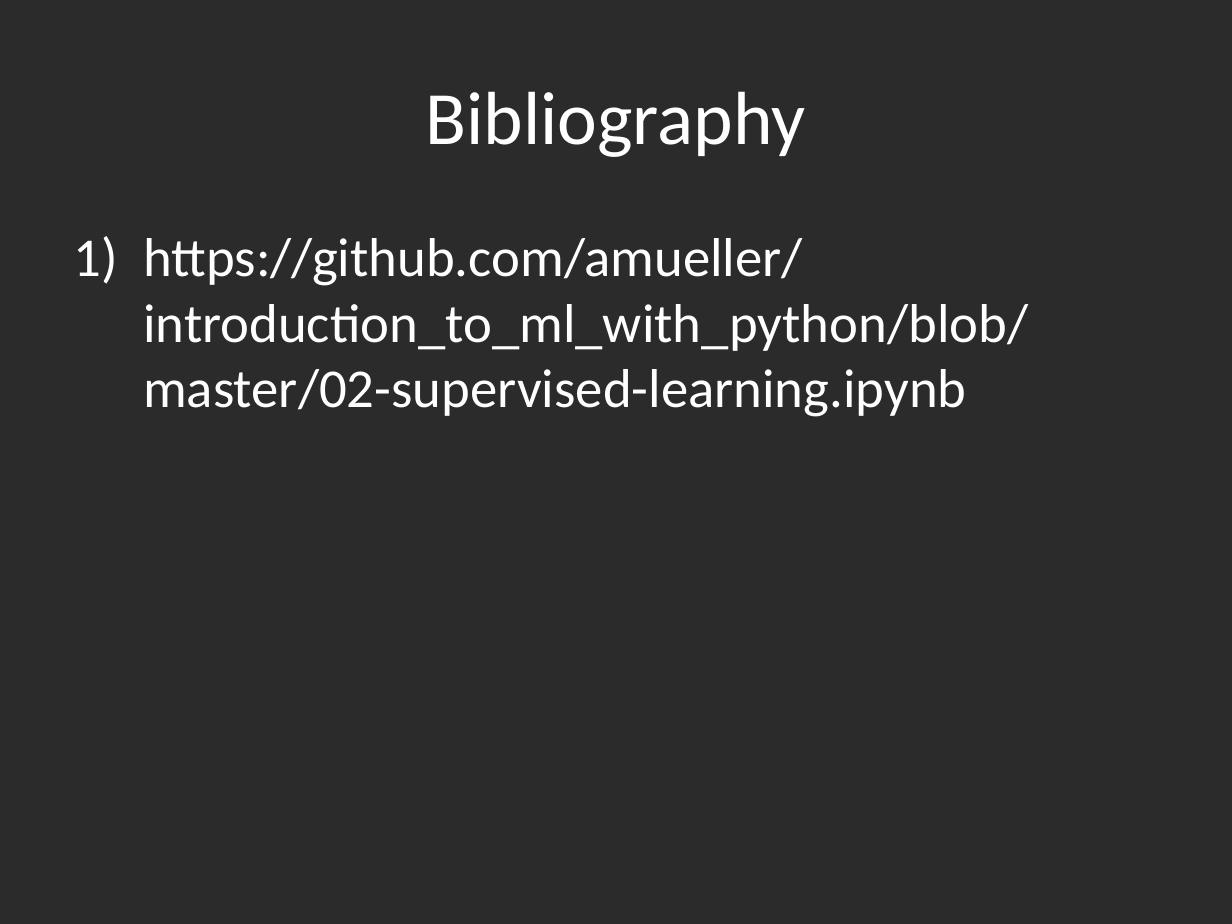
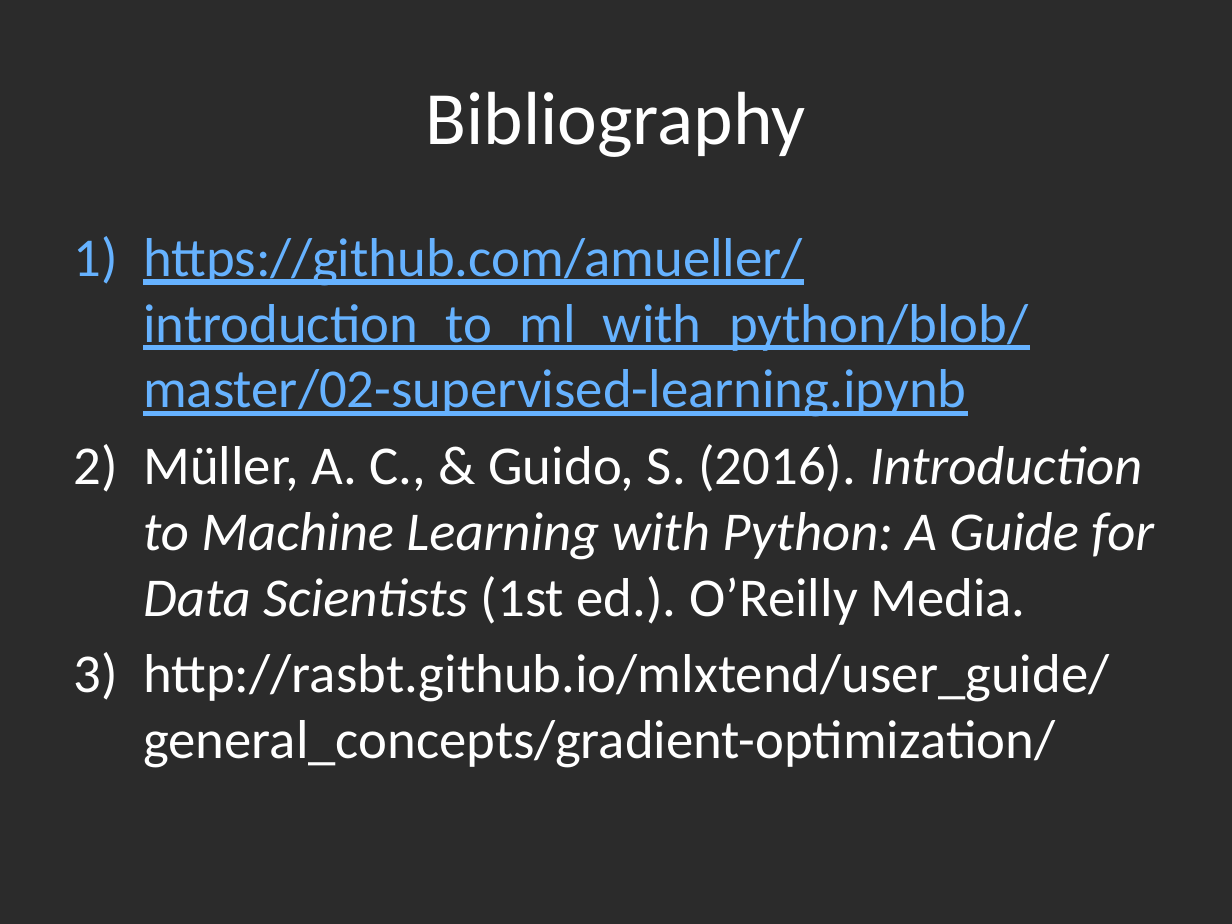
Before and after one commit to dbowmans46/PracticalProgramming, a slide deck: slide 85 of Session 7 - Python/Instructional Material/Session 7 - Python Brief Intro to Machine Learning with Scikit Learn.pptx (slide 76 before the commit). Drawn at 1232x924 pixels with LibreOffice and Linux fonts; fonts in the diff are those of the drawing; background and template pictures are left out; a plain dark background stands for a picture behind light text. Boxes give left, top, right and bottom in pixels: in the first picture for what was removed or moved away, otherwise in the second. Text is boxed around its words. In the diff, an @@ line names an element or a change of style, - is before the commit and + after.

```diff
--- a/Session 7 - Python/Instructional Material/Session 7 - Python Brief Intro to Machine Learning with Scikit Learn.pptx
+++ b/Session 7 - Python/Instructional Material/Session 7 - Python Brief Intro to Machine Learning with Scikit Learn.pptx
@@ text at (x1=143, y1=238, x2=1028, y2=417): text colour #FFFFFF to #66B2FF, underline on in "https://github.com/amueller/introduction_to_ml_with_python/b ..." @@
@@ text at (x1=143, y1=444, x2=1154, y2=768): paragraphs added @@
+2) Müller, A. C., & Guido, S. (2016). Introduction to Machine Learning with Python: A Guide for Data Scientists (1st ed.). O’Reilly Media.
+3) http://rasbt.github.io/mlxtend/user_guide/general_concepts/gradient-optimization/
```
Also in this commit, not shown: 6 other slides changed, 10 slides added, 2 other files.
